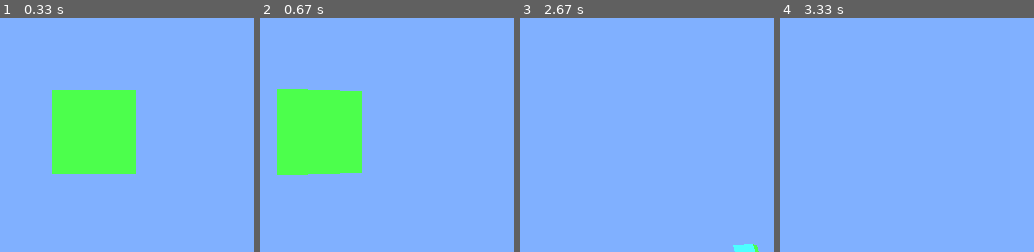
Above: before the commit, frames 1-4 (left to right).
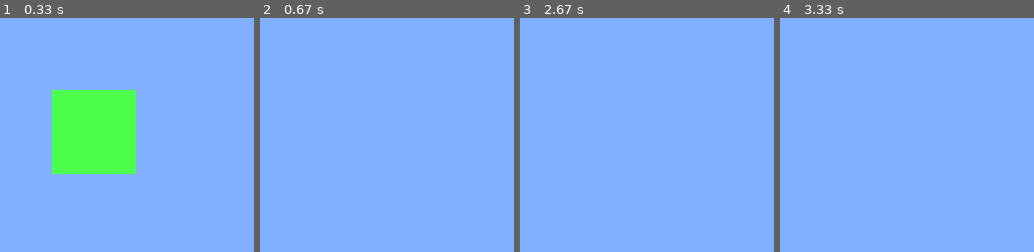
Above: after the commit, the same moments.

Repository: strollhy/pygame_opengl
Game: pygame game, started from world.py
The game is run twice, just before and just after one commit, with the same random seed, the same clock (stepped at 60 frames per second) and the same inputs. The source is Python 2; it was converted automatically to run under Python 3.
Inputs:
- Up to frame 1 (0.33 s): no input
- Up to frame 2 (0.67 s): hold Right from 0.33 s (still down)
- Up to frame 3 (2.67 s): release Right at 0.8 s; hold Up 0.83-1.13 s; hold W 0.83-1.13 s; hold Left 1.67-2.2 s; hold A 1.67-2.2 s; hold Down 2.23-2.53 s; hold S 2.23-2.53 s; hold Left from 2.57 s (still down); hold A from 2.57 s (still down)
- Up to frame 4 (3.33 s): release Left at 2.97 s; release A at 2.97 s

Frame 1 is identical in both runs. In frame 2, 12% of the frame differs, in the area x 6-41%, y 30-68%; in frame 3, 0.3%; in frame 4, nothing differs.

Commit message:
fixed, now moving object instead

Diff:
--- a/world.py
+++ b/world.py
@@ -26,7 +26,7 @@
 
         # Default parameters
         self.angle = (0, 0)
-        self.sight = (0, 0, -10)
+        self.sight = (0, 0)
         self.position = (0, 0, 5)
 
     def resize(self, width, height):
@@ -48,9 +48,12 @@
         # Reset Modelview
         glLoadIdentity()
 
-        # Set camera
-        param = self.position + self.sight + (0,1,0)
-        gluLookAt(*param)
+        # Move the object
+        x, y = self.sight
+        glRotatef(x, 0, 1, 0)
+        glRotatef(-y, math.cos(math.radians(x)), 0, math.sin(math.radians(x)))
+        x, y, z = self.position
+        glTranslatef(-x, -y, -z)
 
 
         ''' Render Cube'''
@@ -202,28 +205,13 @@
             if event.type == KEYUP and event.key == K_RIGHT:
                 tx = 0
 
-        if tx != 0 or ty != 0:
-            # Get and update sight angle
-            a, b = opengl.angle
-            a, b = a + tx, b + ty
-            b = max(-90, min(90, b))
-            opengl.angle = (a, b)
-
-            # Update pointing vector for camera
-            # Spin radius: 10
-            radius = 1
-            x, y, z = opengl.sight
-            x += 2*math.sin(math.radians(a/2))*math.cos(math.radians(a/2)) * radius
-            y += 2*math.sin(math.radians(b/2))*math.cos(math.radians(b/2)) * radius
-            z += (2*math.sin(math.radians(a/2))*math.sin(math.radians(a/2)) + 2*math.sin(math.radians(a/2))*math.sin(math.radians(b/2))) * radius
-            opengl.sight = (x, y, z)
-
-        x, y, z = opengl.sight
-        opengl.sight = (x+dx, y+dy, z+dz)
+        # Update sight vector
+        x, y = opengl.sight
+        opengl.sight = (x+tx*5, y+ty*5)
 
         # Update camera position
+        x, y, z = opengl.position
         print x,y,z
-        x, y, z = opengl.position
         opengl.position = (x+dx, y+dy, z+dz)
 
         # Set frame rate
